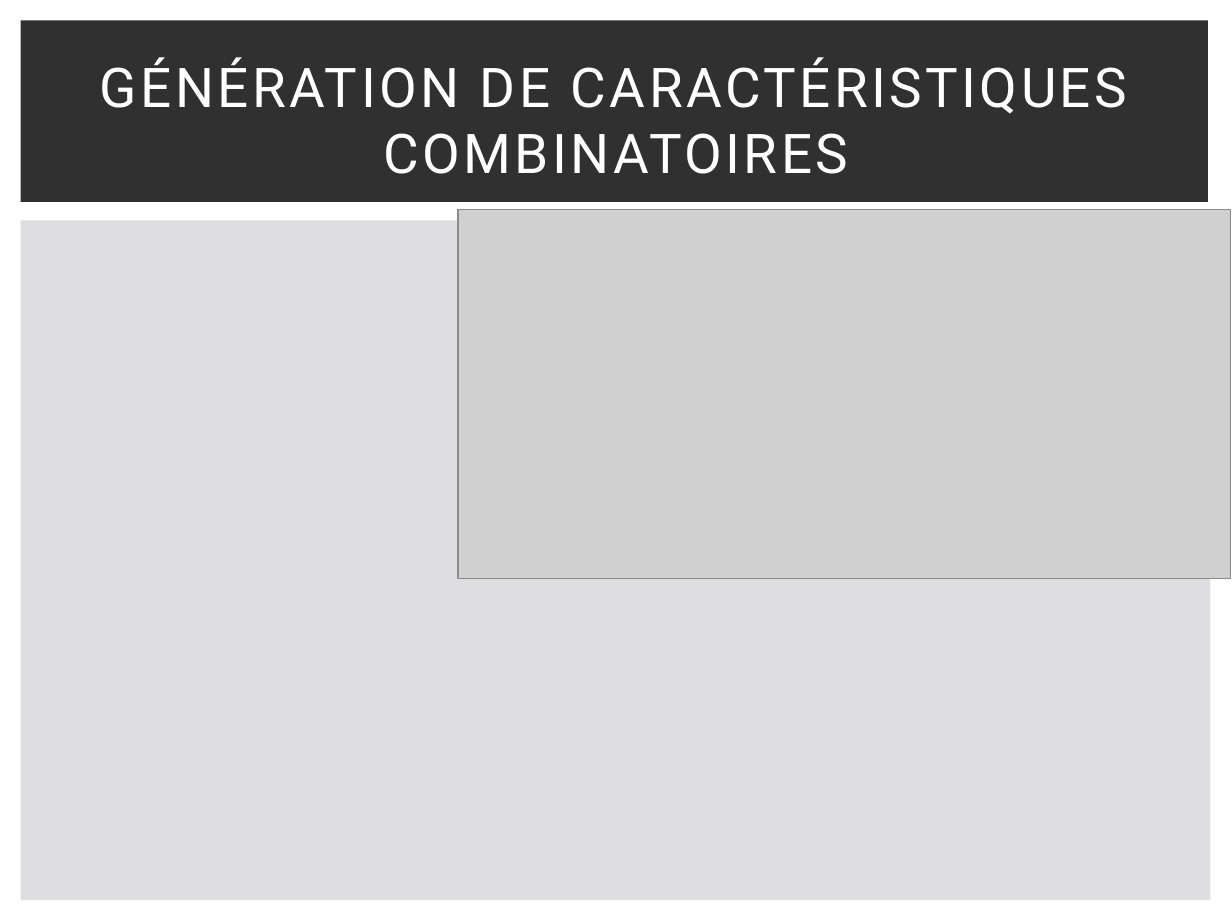
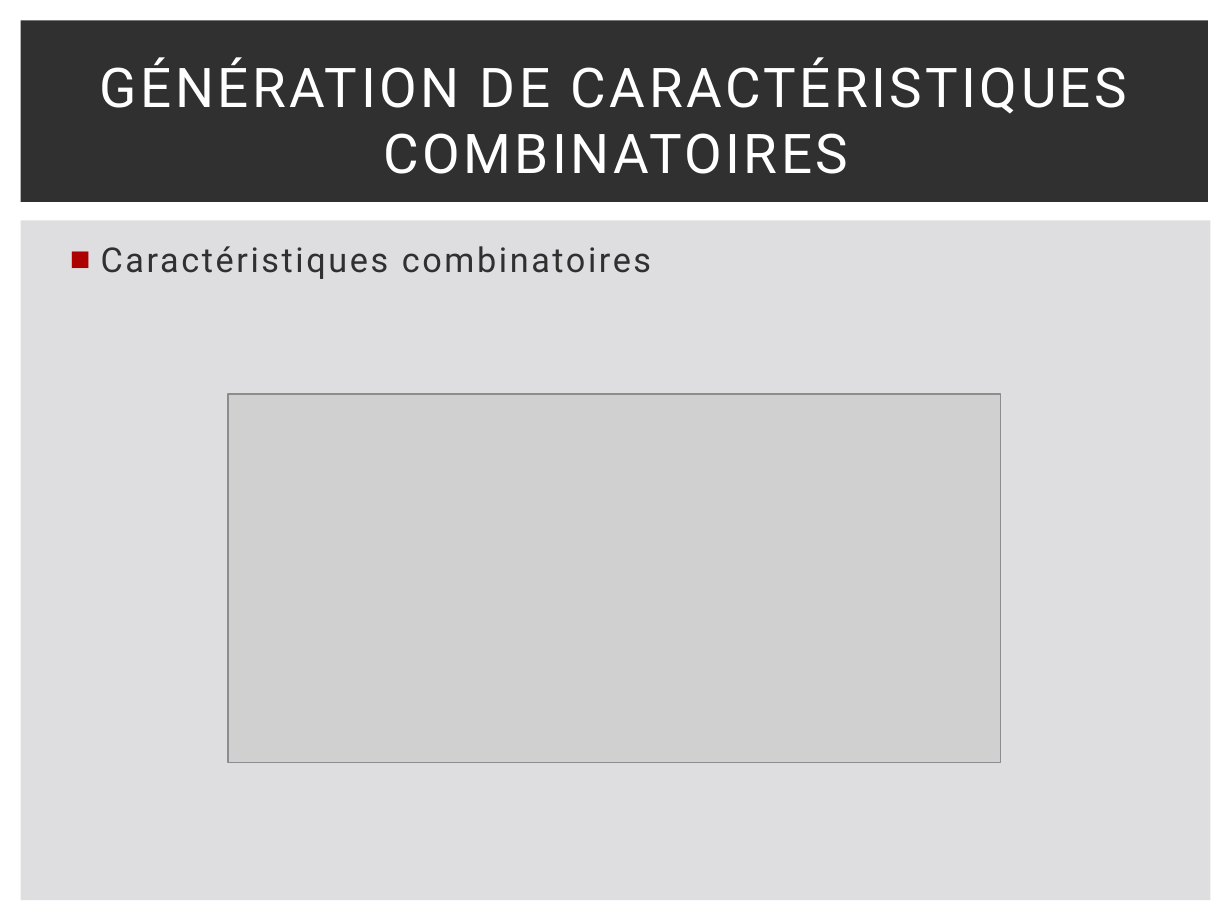
Before and after one commit to MaxChaza/M2BBS, a slide deck: slide 5 of Communication/BlockClust.pptx. Drawn at 1232x924 pixels with LibreOffice and Linux fonts; fonts in the diff are those of the drawing; grey boxes stand for pictures. Boxes give left, top, right and bottom in pixels: in the first picture for what was removed or moved away, otherwise in the second. Text is boxed around its words. In the diff, an @@ line names an element or a change of style, - is before the commit and + after.

```diff
--- a/Communication/BlockClust.pptx
+++ b/Communication/BlockClust.pptx
@@ text added at (101, 246, 651, 279), 20 pt, text #303030 @@
+■ Caractéristiques combinatoires
@@ picture: place and size @@
-picture at (458, 209, 1231, 578)
+picture at (228, 394, 1000, 763)
```
Also in this commit, not shown: 4 other slides changed, 1 slide removed.
